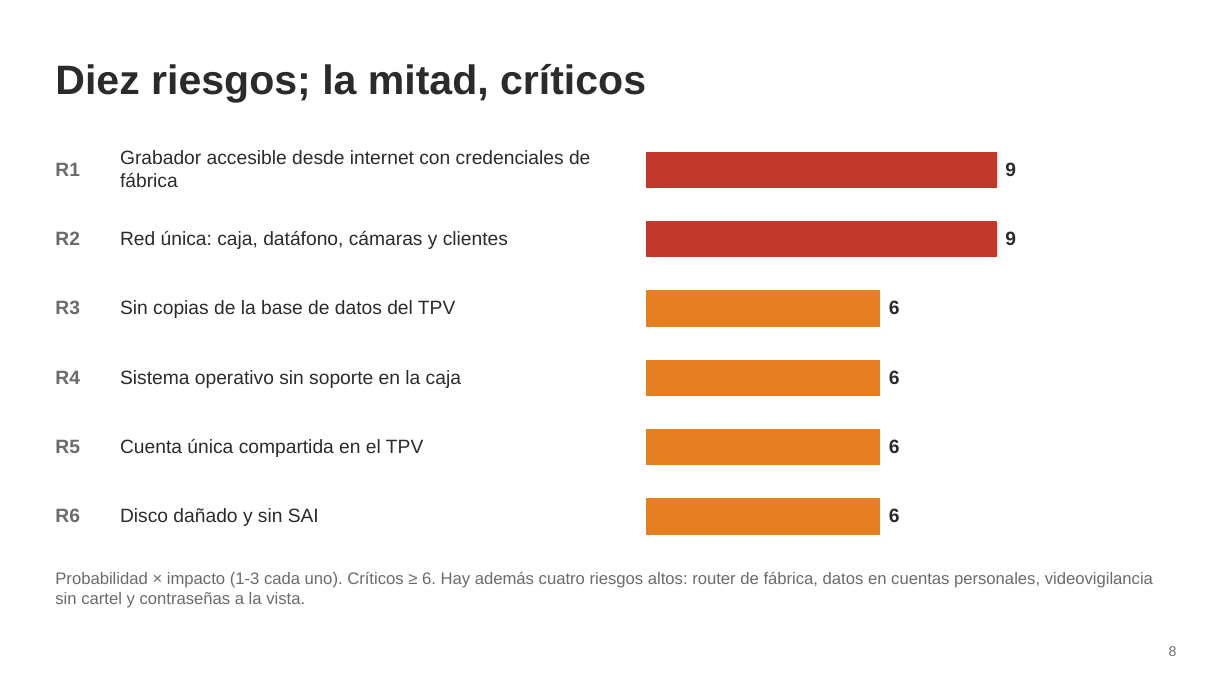
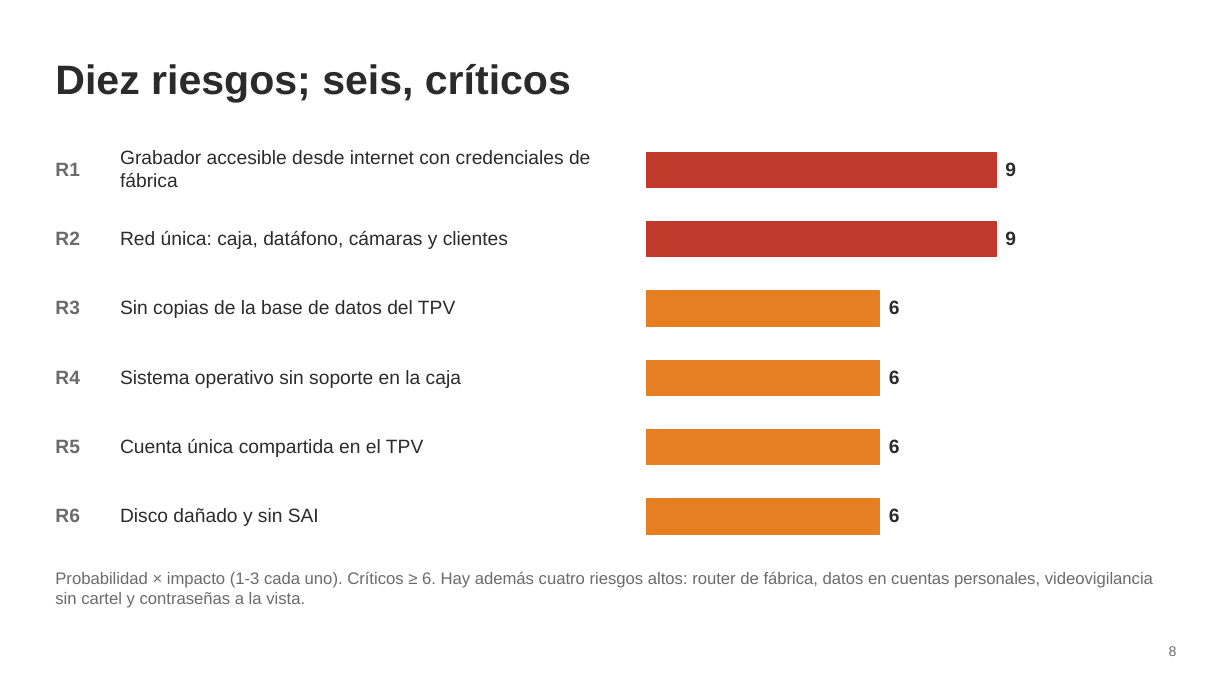
Before and after one commit to rocapv/kds-tpv-la-plancha, a slide deck: slide 8 of docs/reto1/reto1_presentacion.pptx. Drawn at 1232x693 pixels with LibreOffice and Linux fonts; fonts in the diff are those of the drawing. Boxes give left, top, right and bottom in pixels: in the first picture for what was removed or moved away, otherwise in the second. Text is boxed around its words. In the diff, an @@ line names an element or a change of style, - is before the commit and + after.

```diff
--- a/docs/reto1/reto1_presentacion.pptx
+++ b/docs/reto1/reto1_presentacion.pptx
@@ text at (55, 64, 571, 103): text changed @@
-Diez riesgos; la mitad, críticos
+Diez riesgos; seis, críticos
```
Also in this commit, not shown: 8 other files.
